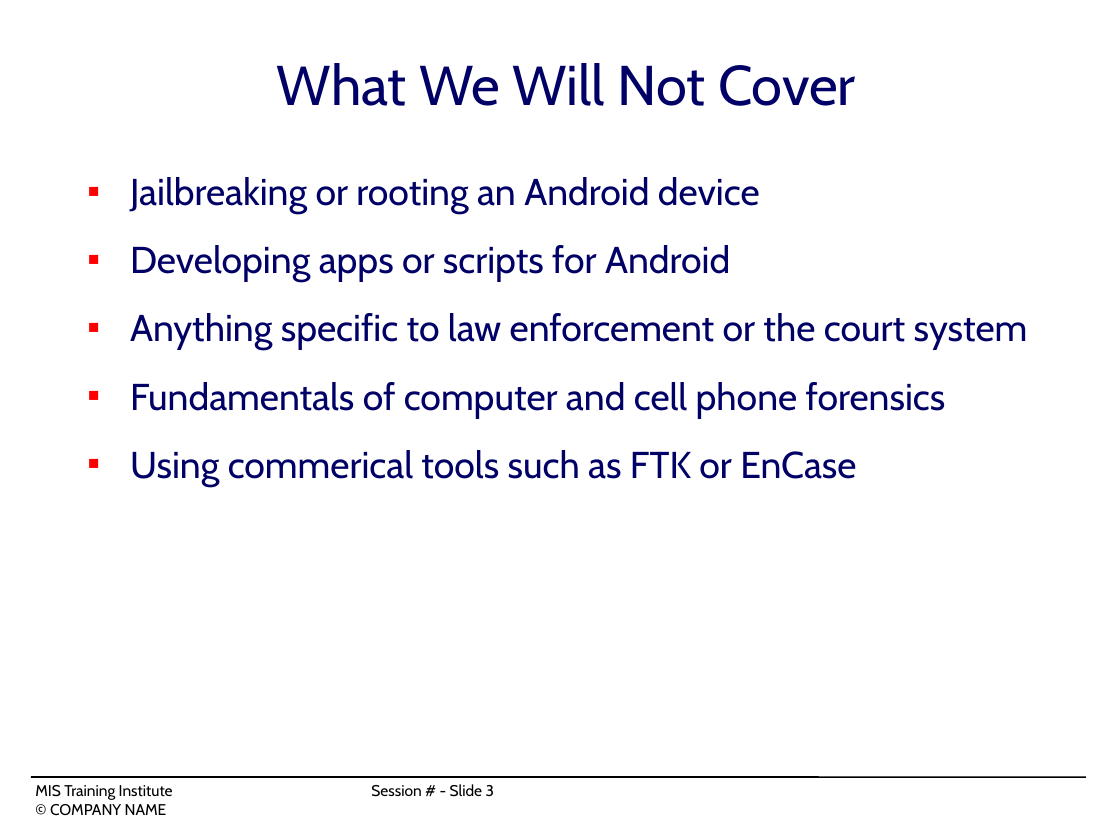
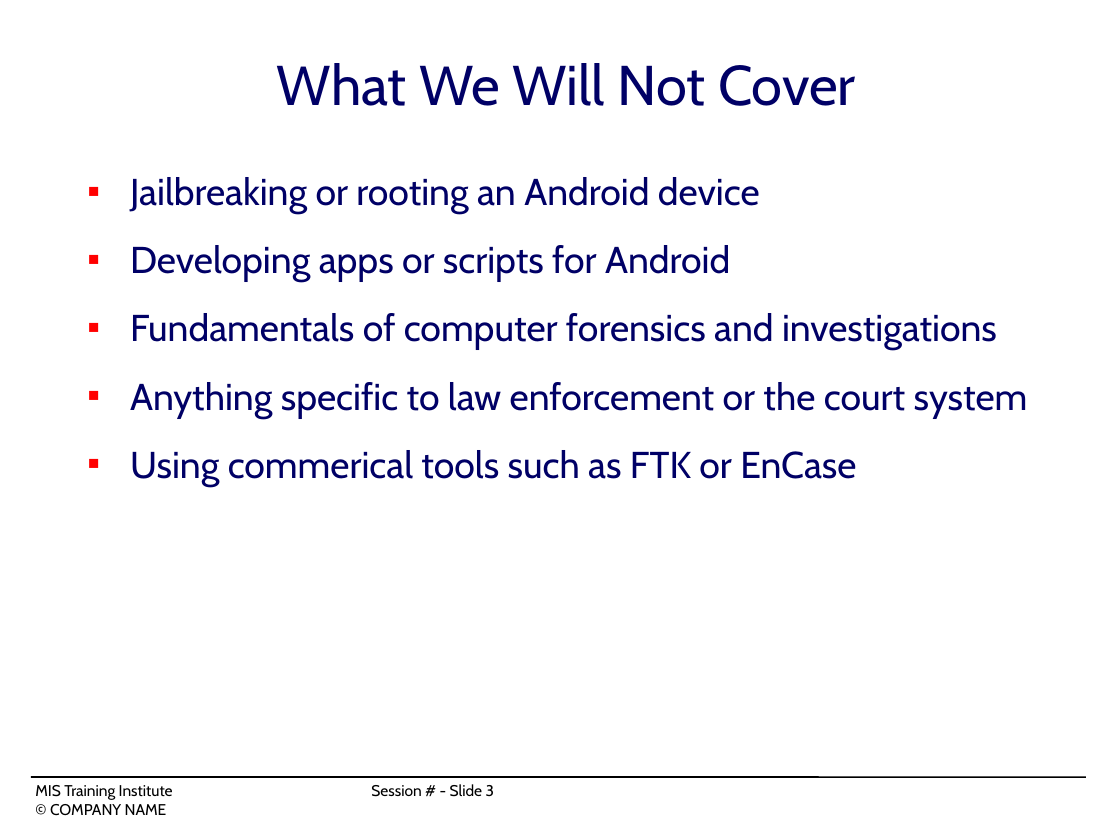
Before and after one commit to mchow01/Security, a slide deck: slide 3 of forensics/android/OS12_C4-mchow.ppt. Drawn at 1120x840 pixels with LibreOffice and Linux fonts; fonts in the diff are those of the drawing. Boxes give left, top, right and bottom in pixels: in the first picture for what was removed or moved away, otherwise in the second. Text is boxed around its words. In the diff, an @@ line names an element or a change of style, - is before the commit and + after.

```diff
--- a/forensics/android/OS12_C4-mchow.ppt
+++ b/forensics/android/OS12_C4-mchow.ppt
@@ text at [130, 313, 997, 350]: paragraph added @@
+■ Fundamentals of computer forensics and investigations
@@ text at [130, 382, 946, 418]: paragraph removed @@
-■ Fundamentals of computer and cell phone forensics
```
Also in this commit, not shown: 3 other slides changed.
